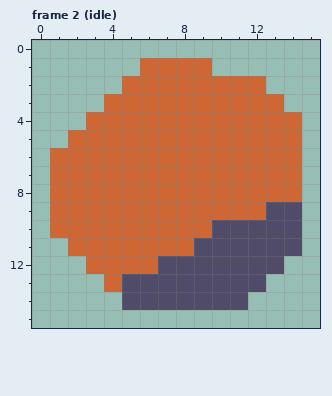
Two versions of one pixel-art file, Sprites/InteractableObjectSprites/JumpPeg.aseprite. The picture above was drawn from the file before the commit.
16x16 pixels, 5 frames. Colours within 5 levels of each other are drawn and written as one. Shown: frame 2 (idle). The commit also changed other frames, which this record leaves out.
Now the later version:
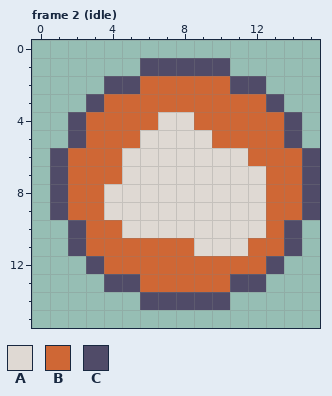
Palette (. is transparent): A #dfd9d3  B #cf6735  C #504b68
Edits made:
Changed rows in their new state; - is an unchanged pixel.
Frame 2 (idle):
first column x 1:
 1 -----CCCCC-----
 2 ---CC-----CC---
 3 --C---------C--
 4 -C----AA-----C-
 5 -C---AAAA----C-
 6 C---AAAAAAA---C
 7 C---AAAAAAAA--C
 8 C--AAAAAAAAA--C
 9 C--AAAAAAAAABBC
10 .C--AAAAAAAAB--
11 -C------AAABB--
12 --C---BBBBBB---
13 ---C-BBBBB-----
14 ----.-----.----
Pixel boxes of the changes (left, top, right, bottom) in both pictures:
changed: (50, 58, 320, 310)
